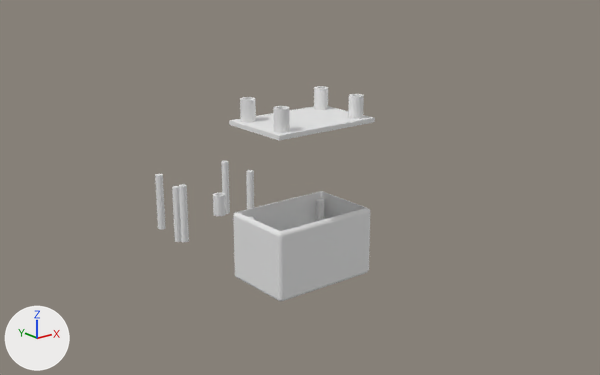
Before and after pictures for a commit that changed the Blender file czujnik/podelkoczujnik.blend.
Rendered twice from a 50 mm lens placed at (-171.0, -212.0, 117.0), pointed at (25.0, 32.0, 19.0). Every picture has the same lights, and +X, +Y and +Z are marked at lower left.
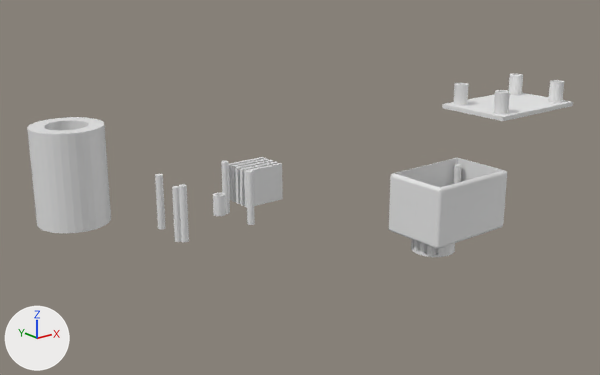
Diff of the bpy script that builds the scene:
```diff
--- a/czujnik/podelkoczujnik.blend.py
+++ b/czujnik/podelkoczujnik.blend.py
@@ me_cube_003 @@
+me_cube_003.from_pydata(...)  # 104 vertices, 54 faces; spans x 59.1..76.6, y -8.8..8.8, z -7.5..8.5
@@ me_cylinder @@
+me_cylinder.from_pydata(...)  # 128 vertices, 68 faces; spans x -15.0..15.0, y -15.0..15.0, z -18.8..22.1
@@ me_cube_004 @@
+me_cube_004.from_pydata(...)  # a box spanning x -7.0..11.9, y 1.6..3.2, z -7.2..8.8; a box spanning x -7.0..11.9, y -1.6..0.0, z -7.2..8.8; a box spanning x -7.0..11.9, y -4.8..-3.2, z -7.2..8.8; a box spanning x -7.0..11.9, y -8.0..-6.4, z -7.2..8.8; a box spanning x -7.0..11.9, y -11.2..-9.6, z -7.2..8.8
@@ ob_cube_001 @@
 ob_cube_001 = bpy.data.objects.new('Cube.001', me_cube_002)
-ob_cube_001.location = (0.0, -45.6, 0.0)
+ob_cube_001.location = (75.4, -45.6, 0.0)
@@ ob_cube @@
 ob_cube = bpy.data.objects.new('Cube', me_cube)
-ob_cube.location = (0.0, 0.0, 55.1)
+ob_cube.location = (75.4, -26.1, 55.1)
@@ ob_cube_002 @@
+ob_cube_002 = bpy.data.objects.new('Cube.002', me_cube_003)
+ob_cube_002.location = (0.0, 0.0, 0.0)
@@ ob_cylinder @@
+ob_cylinder = bpy.data.objects.new('Cylinder', me_cylinder)
+ob_cylinder.location = (-39.5, 102.8, 18.7)
@@ ob_cube_003 @@
+ob_cube_003 = bpy.data.objects.new('Cube.003', me_cube_004)
+ob_cube_003.location = (26.6, 72.8, 11.2)
```

Location of each change, (x1, y1, x2, y2) in pixels of the pictures (600 x 375 px):
'Cube.001', moved
    before: (233, 191, 370, 301)
    after: (389, 158, 507, 249)
'Cylinder', added
    after: (27, 117, 111, 233)
'Cube', moved
    before: (229, 86, 375, 140)
    after: (442, 74, 573, 121)
'Cube.003', added
    after: (229, 157, 282, 208)
'Cube.002', added
    after: (411, 240, 455, 257)
